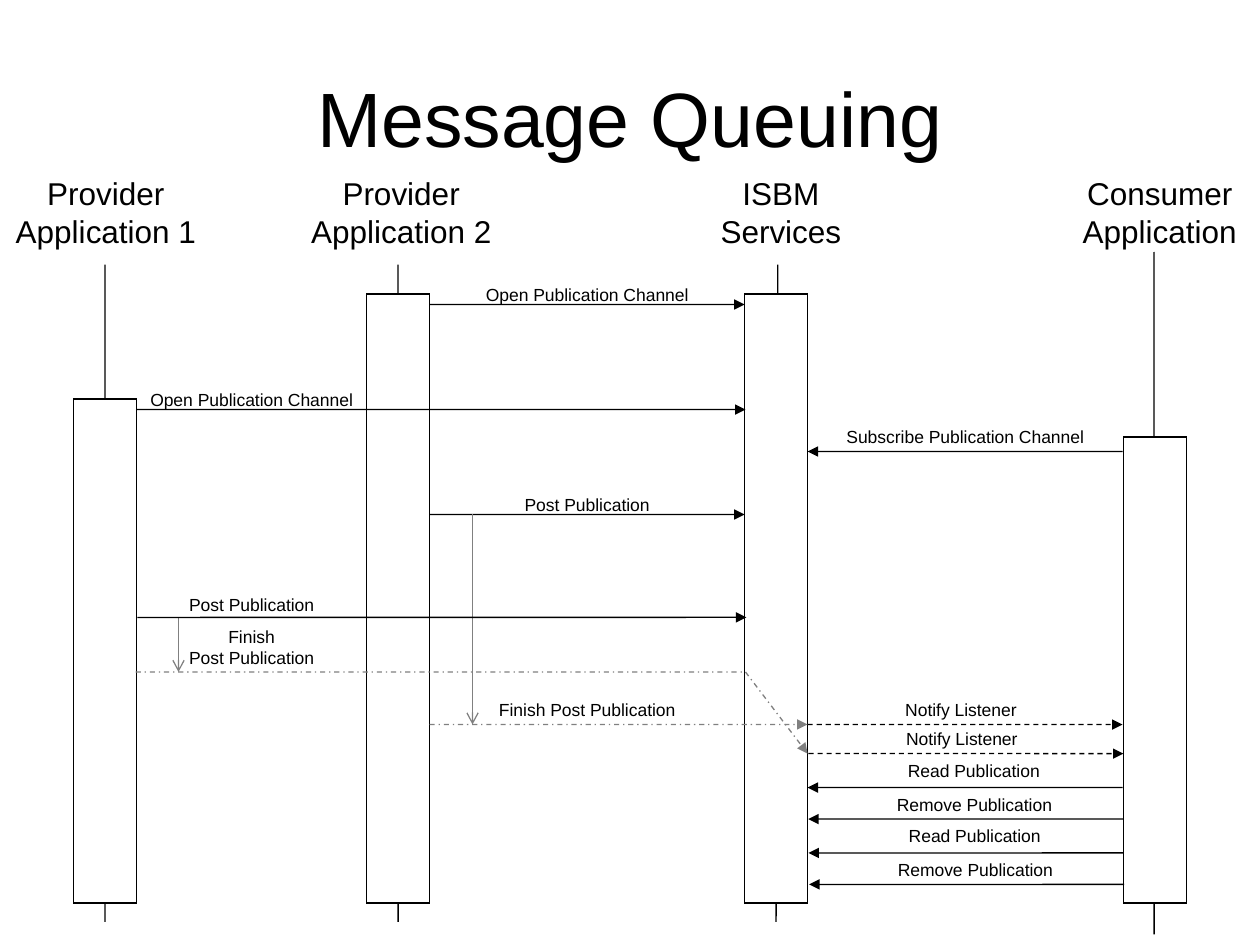
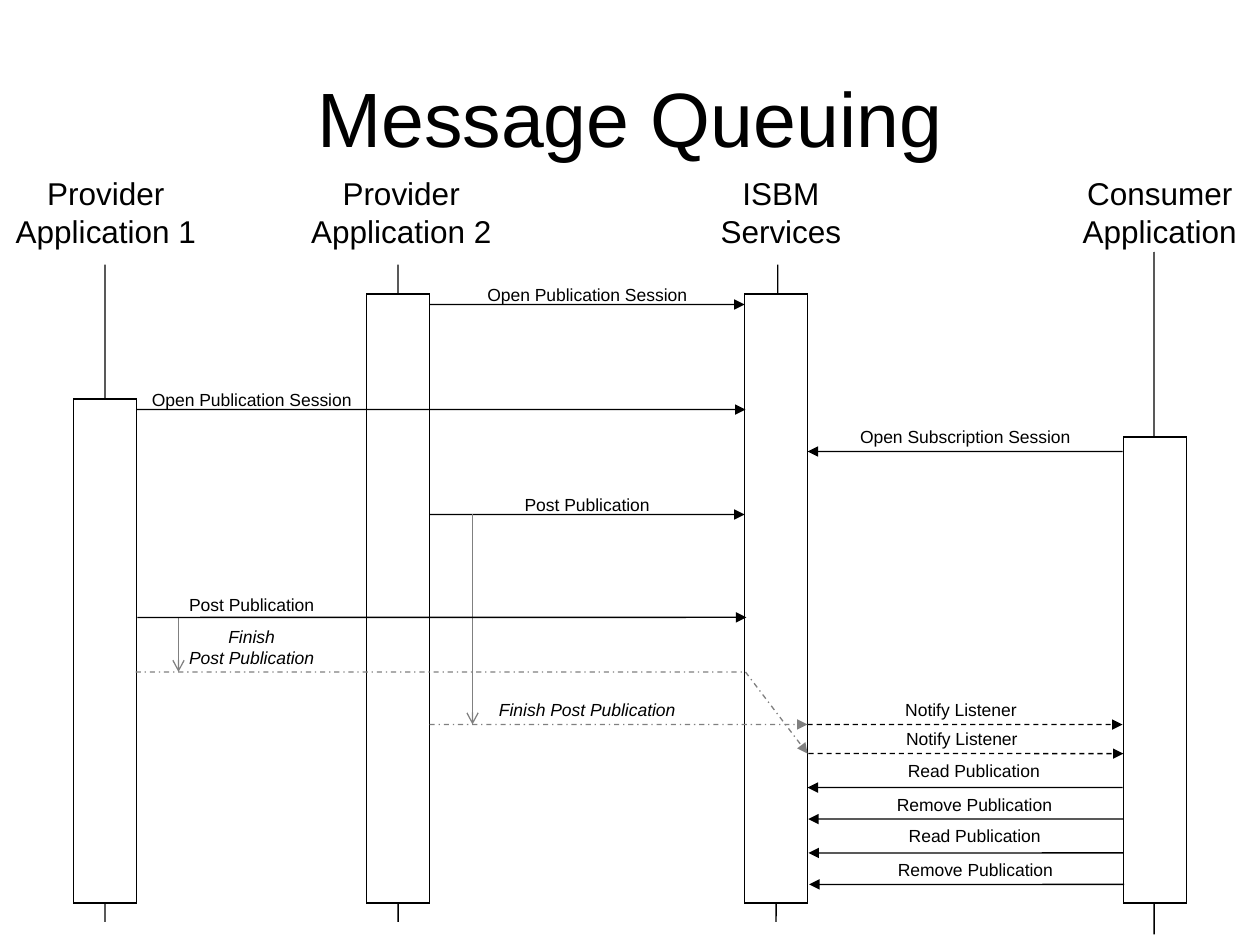
Before and after one commit to mimosa-org/ws-isbm, a slide deck: slide 17 of 0-Doc/OpenO&M Information Service Bus Model (ISBM) Specification Diagrams.pptx. Drawn at 1260x945 pixels with LibreOffice and Linux fonts; fonts in the diff are those of the drawing. Boxes give left, top, right and bottom in pixels: in the first picture for what was removed or moved away, otherwise in the second. Text is boxed around its words. In the diff, an @@ line names an element or a change of style, - is before the commit and + after.

```diff
--- a/0-Doc/OpenO&M Information Service Bus Model (ISBM) Specification Diagrams.pptx
+++ b/0-Doc/OpenO&M Information Service Bus Model (ISBM) Specification Diagrams.pptx
@@ text at bbox=[487, 288, 687, 305]: text changed @@
-Open Publication Channel
+Open Publication Session
@@ text at bbox=[152, 393, 351, 410]: text changed @@
-Open Publication Channel
+Open Publication Session
@@ text at bbox=[860, 430, 1070, 447]: text changed @@
-Subscribe Publication Channel
+Open Subscription Session
@@ text "Finish Post Publication" at bbox=[189, 630, 314, 664]: italic on @@
@@ text "Finish Post Publication" at bbox=[499, 703, 675, 716]: italic on @@
```
Also in this commit, not shown: 9 other slides changed, 19 other files.
